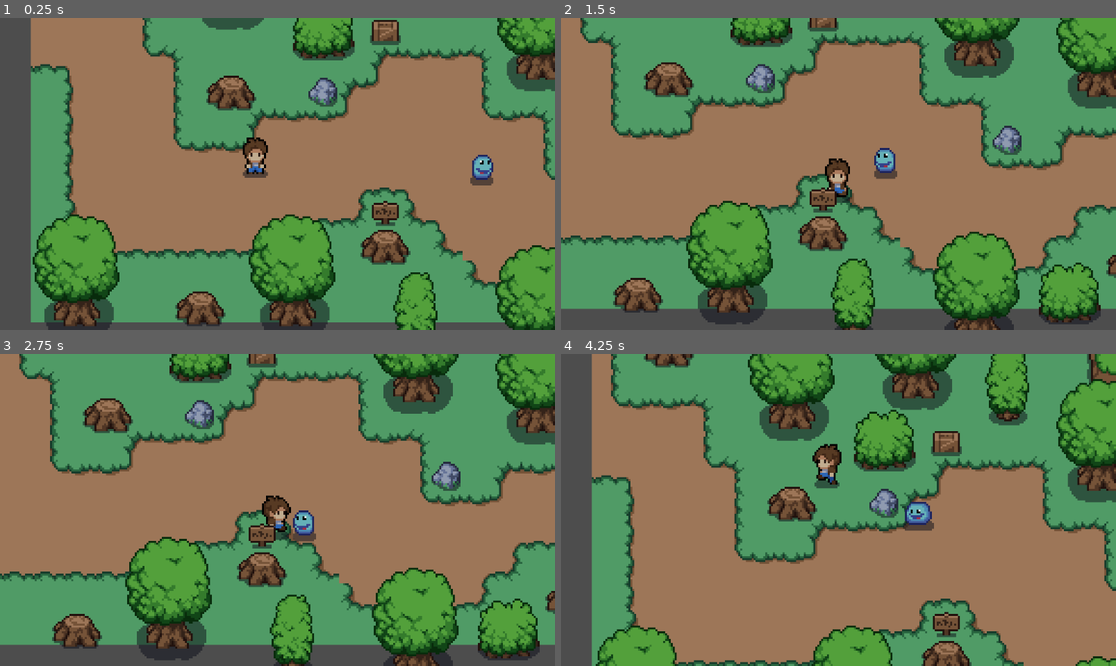
Above: before the commit, frames 1-4 (two rows, left to right).
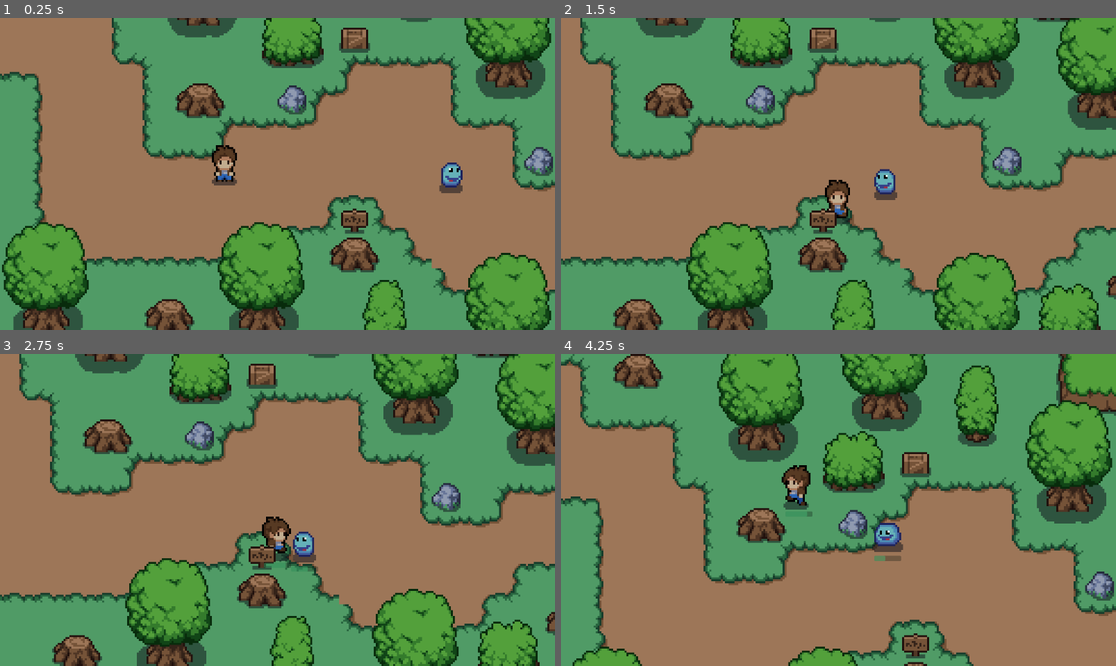
Above: after the commit, the same moments.

Repository: code1iners/free-rpg
Game: Godot game, scene res://scenes/world.tscn
The game is run twice, just before and just after one commit, with the same random seed, the same clock (stepped at 60 frames per second) and the same inputs. The project has no main scene, so this scene is started directly.
Inputs:
- Up to frame 1 (0.25 s): no input
- Up to frame 2 (1.5 s): hold Right (ui_right) 0.53-1.28 s; tap E (attack) at 0.6, 1.35 s; hold Down (ui_down) from 1.28 s (still down)
- Up to frame 3 (2.75 s): release Down (ui_down) at 2.03 s; hold Right (ui_right) from 2.03 s (still down); tap E (attack) at 2.1 s
- Up to frame 4 (4.25 s): release Right (ui_right) at 2.78 s; hold Up (ui_up) 2.78-3.53 s; tap E (attack) at 2.85, 3.6 s; hold Left (ui_left) from 3.53 s (still down)

The runs differ from the first frame. In frame 1, 50% of the frame differs, in the area x 0-100%, y 0-100%; in frame 2, 43%; in frame 3, 43%; in frame 4, 55%.

Commit message:
Implemented health bars

Diff:
--- a/scenes/enemy.tscn
+++ b/scenes/enemy.tscn
@@ -167,8 +167,22 @@
 [node name="take_damage_cooldown" type="Timer" parent="."]
 wait_time = 0.5
 
+[node name="health_bar" type="ProgressBar" parent="."]
+modulate = Color(0.278431, 0.780392, 0.494118, 1)
+offset_left = -7.0
+offset_top = 10.0
+offset_right = 133.0
+offset_bottom = 37.0
+scale = Vector2(0.1, 0.1)
+show_percentage = false
+
+[node name="regin_timer" type="Timer" parent="."]
+wait_time = 5.0
+autostart = true
+
 [connection signal="body_entered" from="detection_area" to="." method="_on_detection_area_body_entered"]
 [connection signal="body_exited" from="detection_area" to="." method="_on_detection_area_body_exited"]
 [connection signal="body_entered" from="enemy_hitbox" to="." method="_on_enemy_hitbox_body_entered"]
 [connection signal="body_exited" from="enemy_hitbox" to="." method="_on_enemy_hitbox_body_exited"]
 [connection signal="timeout" from="take_damage_cooldown" to="." method="_on_take_damage_cooldown_timeout"]
+[connection signal="timeout" from="regin_timer" to="." method="_on_regin_timer_timeout"]
--- a/scenes/player.tscn
+++ b/scenes/player.tscn
@@ -456,7 +456,21 @@
 [node name="cliff_side_camera" type="Camera2D" parent="."]
 zoom = Vector2(4, 4)
 
+[node name="health_bar" type="ProgressBar" parent="."]
+modulate = Color(0.278431, 0.780392, 0.494118, 1)
+offset_left = -7.0
+offset_top = 3.0
+offset_right = 133.0
+offset_bottom = 30.0
+scale = Vector2(0.1, 0.1)
+show_percentage = false
+
+[node name="regin_timer" type="Timer" parent="."]
+wait_time = 5.0
+autostart = true
+
 [connection signal="body_entered" from="player_hitbox" to="." method="_on_player_hitbox_body_entered"]
 [connection signal="body_exited" from="player_hitbox" to="." method="_on_player_hitbox_body_exited"]
 [connection signal="timeout" from="attack_cooldown" to="." method="_on_attack_cooldown_timeout"]
 [connection signal="timeout" from="deal_attack_timer" to="." method="_on_deal_attack_timer_timeout"]
+[connection signal="timeout" from="regin_timer" to="." method="_on_regin_timer_timeout"]
--- a/scenes/world.tscn
+++ b/scenes/world.tscn
@@ -153,7 +153,6 @@
 
 [node name="world" type="Node2D"]
 y_sort_enabled = true
-position = Vector2(16, -11)
 script = ExtResource("1_cbnae")
 
 [node name="TileMap" type="TileMap" parent="."]
--- a/scripts/enemy.gd
+++ b/scripts/enemy.gd
@@ -10,6 +10,7 @@
 
 func _physics_process(delta):
 	deal_with_damage()
+	update_health()
 
 	if player_chase:
 		position += (player.position - position) / SPEED
@@ -62,3 +63,21 @@
 
 func _on_take_damage_cooldown_timeout():
 	can_take_damage = true
+
+func update_health():
+	var health_bar = $health_bar
+	health_bar.value = health
+
+	if health == 100:
+		health_bar.visible = false
+	else:
+		health_bar.visible = true
+
+
+func _on_regin_timer_timeout():
+	if health < 100:
+		health += 20
+		if health > 100:
+			health = 100
+	if health == 0:
+		health = 0
--- a/scripts/player.gd
+++ b/scripts/player.gd
@@ -18,6 +18,7 @@
 	enemy_attack()
 	attack()
 	current_camera()
+	update_health()
 
 	if health <= 0:
 		player_alive = false # go back to menu or respond
@@ -144,3 +145,20 @@
 	elif global.current_scene == "cliff_side":
 		$world_camera.enabled = false
 		$cliff_side_camera.enabled = true
+
+func update_health():
+	var health_bar = $health_bar
+	health_bar.value = health
+
+	if health == 100:
+		health_bar.visible = false
+	else:
+		health_bar.visible = true
+
+func _on_regin_timer_timeout():
+	if health < 100:
+		health += 20
+		if health > 100:
+			health = 100
+	if health == 0:
+		health = 0
